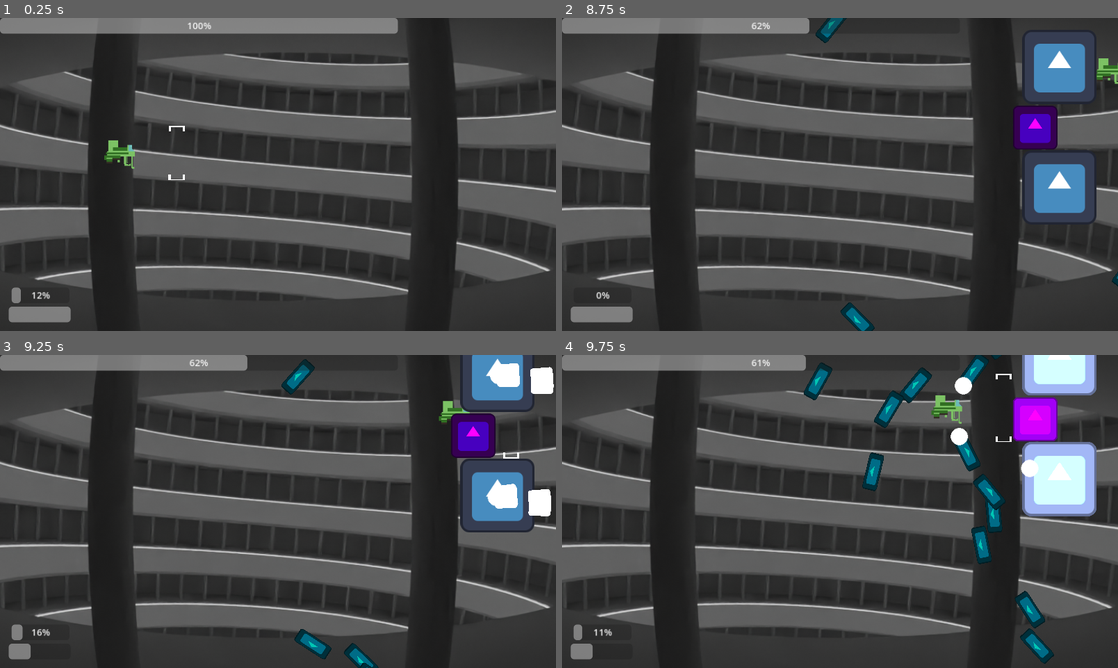
Above: before the commit, frames 1-4 (two rows, left to right).
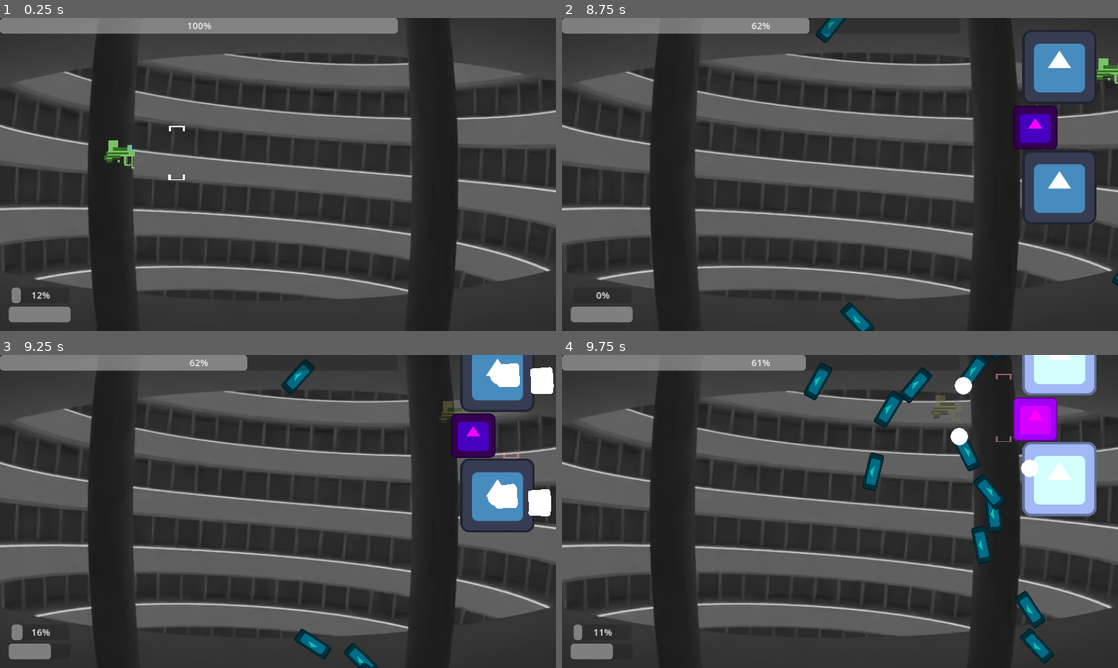
Above: after the commit, the same moments.

Repository: klianc09/bossrushcollab
Game: Godot game, scene res://test.tscn
Same seed, same stepped clock (60 frames per second), same inputs: the game is played once before the commit and once after it. The engine's default icon, where the game draws it, is replaced by a stand-in: a white triangle on a blue panel in a dark square.
Inputs (mouse positions are in pixels of both pictures, inside the frame that each line leads up to):
- Up to frame 1 (0.25 s): no input
- Up to frame 2 (8.75 s): tap Enter at 0.5 s; move the mouse to (812, 237) at 0.52 s; press the mouse at (812, 237) at 0.53 s; hold Up (ui_up) 0.53-2.03 s; move the mouse to (1006, 221) at 1.27 s; release the mouse at (1006, 221) at 1.28 s; click (1006, 221) at 1.35 s; move the mouse to (673, 127) at 2.02 s; press the mouse at (673, 127) at 2.03 s; hold Left (ui_left) 2.03-3.53 s; move the mouse to (867, 174) at 2.77 s; release the mouse at (867, 174) at 2.78 s; click (867, 174) at 2.85 s; move the mouse to (756, 96) at 3.52 s; press the mouse at (756, 96) at 3.53 s; hold Down (ui_down) 3.53-4.28 s; move the mouse to (962, 158) at 4.27 s; release the mouse at (962, 158) at 4.28 s; hold Right (ui_right) 4.28-5.03 s; click (962, 158) at 4.35 s; move the mouse to (728, 190) at 5.02 s; press the mouse at (728, 190) at 5.03 s; hold Up (ui_up) 5.03-5.78 s; move the mouse to (895, 105) at 5.77 s; release the mouse at (895, 105) at 5.78 s; hold Right (ui_right) 5.78-8.03 s; click (895, 105) at 5.85 s; move the mouse to (812, 237) at 6.52 s; press the mouse at (812, 237) at 6.53 s; move the mouse to (1006, 221) at 7.27 s; release the mouse at (1006, 221) at 7.28 s; click (1006, 221) at 7.35 s; move the mouse to (673, 127) at 8.02 s; press the mouse at (673, 127) at 8.03 s; hold Down (ui_down) from 8.03 s (still down)
- Up to frame 3 (9.25 s): move the mouse to (305, 511) at 8.77 s; release Down (ui_down) at 8.78 s; release the mouse at (305, 511) at 8.78 s; hold Left (ui_left) from 8.78 s (still down); click (305, 511) at 8.85 s
- Up to frame 4 (9.75 s): move the mouse to (756, 433) at 9.52 s; release Left (ui_left) at 9.53 s; press the mouse at (756, 433) at 9.53 s; hold Up (ui_up) from 9.53 s (still down)

Frames 1-2 are identical in both runs. In frame 3, 0.4% of the frame differs, in the area x 5-94%, y 14-98%; in frame 4, 0.5%, in the area x 5-81%, y 6-98%.

Commit message:
Add short invulnerability for player after taking damage

Diff:
--- a/player/player.gd
+++ b/player/player.gd
@@ -31,6 +31,9 @@
 var spreadLerpAlpha = 3
 var alternate = 1
 var bulletSpawnOffset = 50
+
+var invulnerabilityDuration = 3
+var invulnerabilityTimer = 0
 
 ## All outgoing damage is multiplied by this. Mostly useful for testing.
 @export var damageMultiplier = 1
@@ -97,6 +100,15 @@
 	#clamp to screen
 	position = position.clamp(Vector2.ZERO, Singleton.viewportSize)
 
+	invulnerabilityTimer -= delta
+	if invulnerabilityTimer > 0:
+		var alternate = sin(invulnerabilityTimer * 50)
+		if alternate > 0:
+			modulate = Color(1, 0.6, 0.7, 0.9)
+		else:
+			modulate = Color(1, 0.6, 0.7, 0.5)
+	else:
+		modulate = Color.WHITE
 
 func spawnBullet(position_: Vector2, velocity: Vector2):
 	var bulletScene : PackedScene = load("res://player/bullet.tscn")
@@ -123,7 +135,10 @@
 	return missile
 
 func damage(damageAmount: int) -> void:
+	if invulnerabilityTimer > 0:
+		return
 	health -= damageAmount
+	invulnerabilityTimer = invulnerabilityDuration
 	health_change.emit(self)
 
 func _on_area_entered(area: Area2D) -> void:
